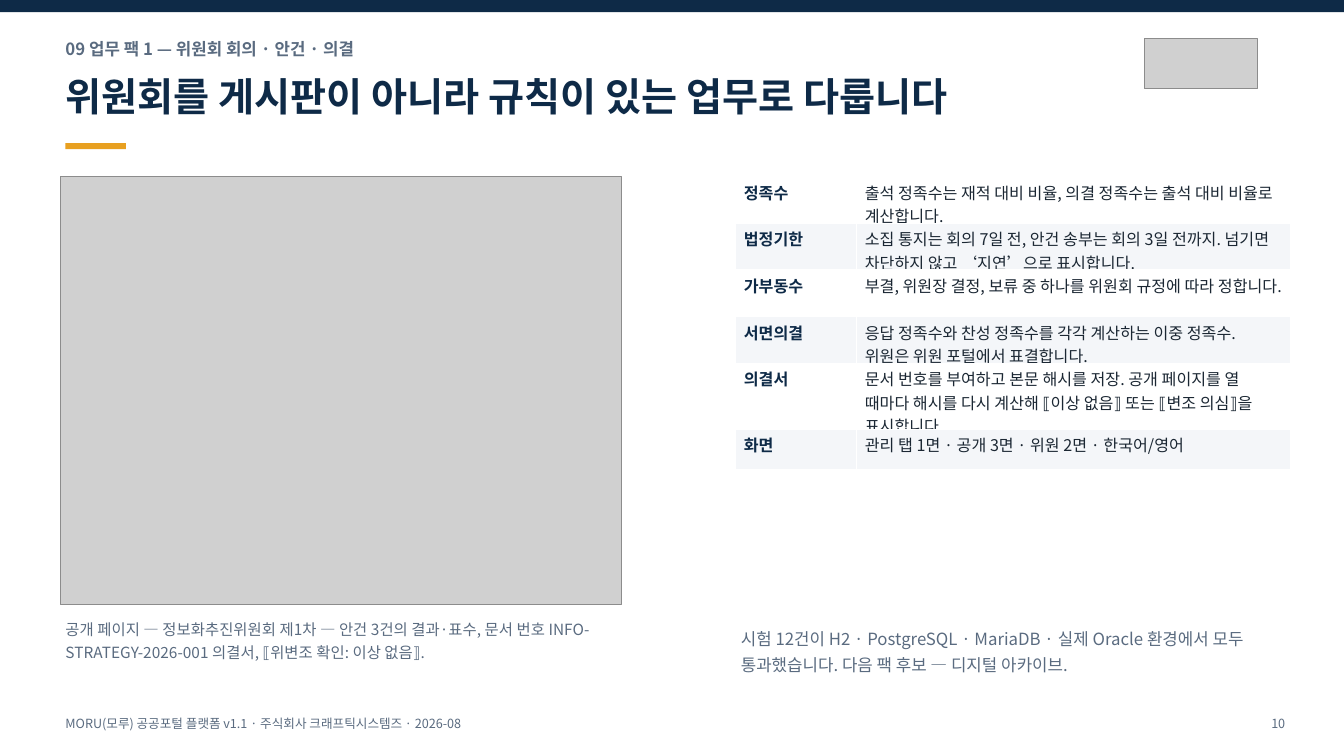
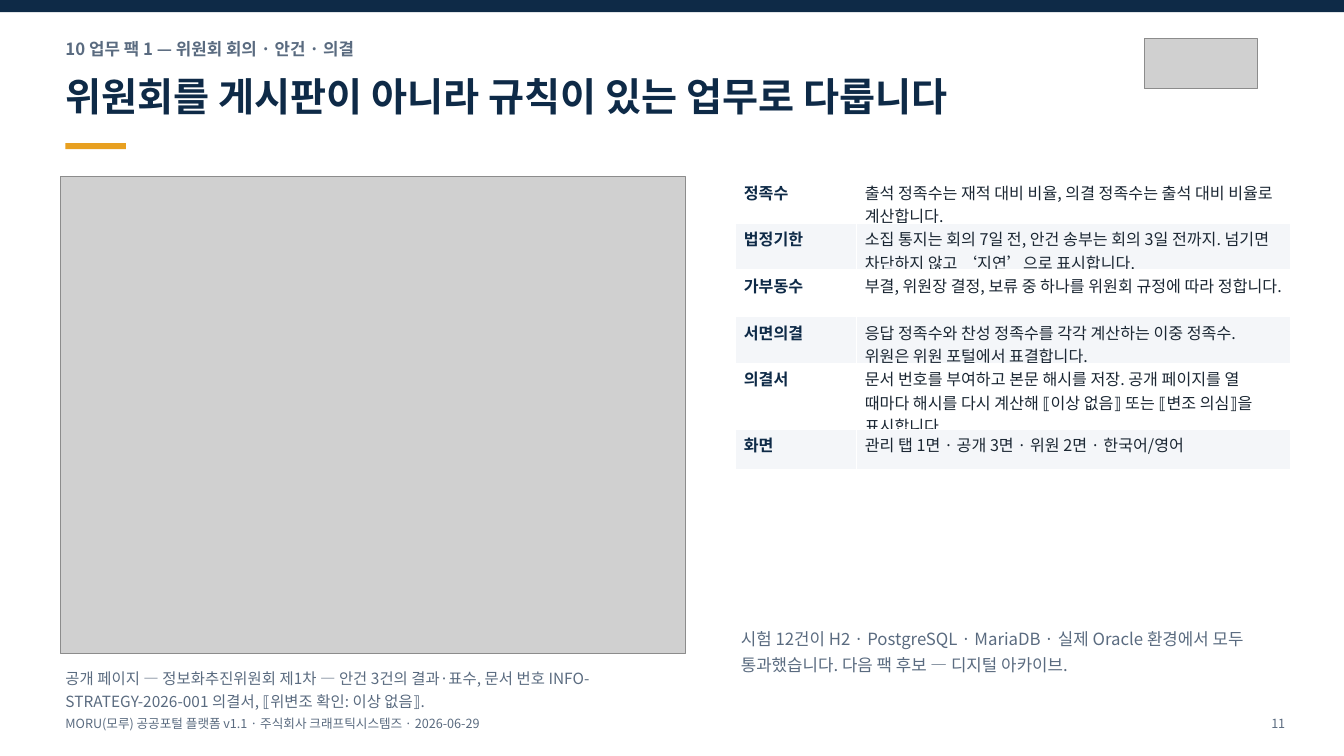
Before and after one commit to mhb8436/moru-release, a slide deck: slide 11 of docs/MORU-발표자료-v1.1.pptx (slide 10 before the commit). Drawn at 1344x756 pixels with LibreOffice and Linux fonts; fonts in the diff are those of the drawing; grey boxes stand for pictures. Boxes give left, top, right and bottom in pixels: in the first picture for what was removed or moved away, otherwise in the second. Text is boxed around its words. In the diff, an @@ line names an element or a change of style, - is before the commit and + after.

Commit message:
소개서 · 리플릿 · 발표 자료 · 시연 영상에 화면 부품을 넣는다
소개서는 9쪽에서 10쪽이 된다 — 5쪽 「04 화면 부품 — KRDS React 45종」을
새로 넣고 뒤 절 번호와 쪽 번호를 하나씩 밀었다.

리플릿 앞면에 「화면 부품」 블록과 「45종」 통계 칸, 알약을 넣고, 자리를
만들려고 히어로 캡처를 66mm 에서 44mm 로 줄였다.

발표 자료는 15장에서 16장이 된다 — 7번 슬라이드로 넣었다.

시연 영상은 1분 41초에서 1분 59초가 된다 — 아웃트로 앞에 「7. 화면 부품」
장면을 끼웠다.

README 와 랜딩의 쪽수 · 장수 · 재생 시간을 여기에 맞춘다.

```diff
--- a/docs/MORU-발표자료-v1.1.pptx
+++ b/docs/MORU-발표자료-v1.1.pptx
@@ text at (65,41,354,57): text changed @@
-09 업무 팩 1 — 위원회 회의 · 안건 · 의결
+10 업무 팩 1 — 위원회 회의 · 안건 · 의결
@@ picture: place and size @@
-picture at (60,176,621,605)
+picture at (60,176,686,654)
@@ text "공개 페이지 — 정보화추진위원회 제1차 ...": place and size @@
-text "공개 페이지 — 정보화추진위원회 제1차 ..." at (65,622,590,661)
+text "공개 페이지 — 정보화추진위원회 제1차 ..." at (65,671,590,710)
@@ text at (65,717,480,731): text changed @@
-MORU(모루) 공공포털 플랫폼 v1.1 · 주식회사 크래프틱시스템즈 · 2026-08
+MORU(모루) 공공포털 플랫폼 v1.1 · 주식회사 크래프틱시스템즈 · 2026-06-29
@@ text at (1271,719,1285,728): text changed @@
-10
+11
```
Also in this commit, not shown: 14 other slides changed, 1 slide added, 6 other files.
